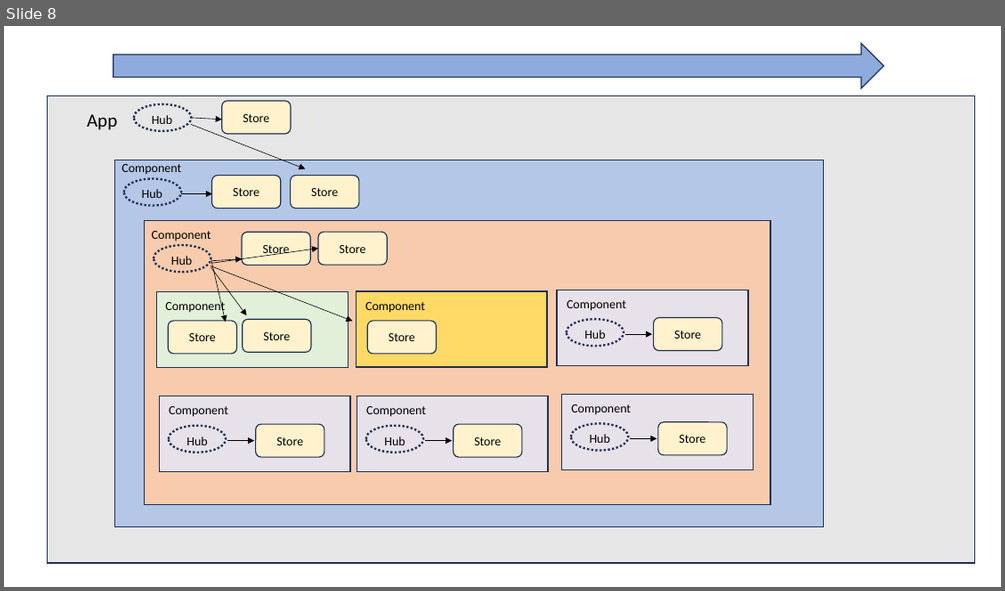
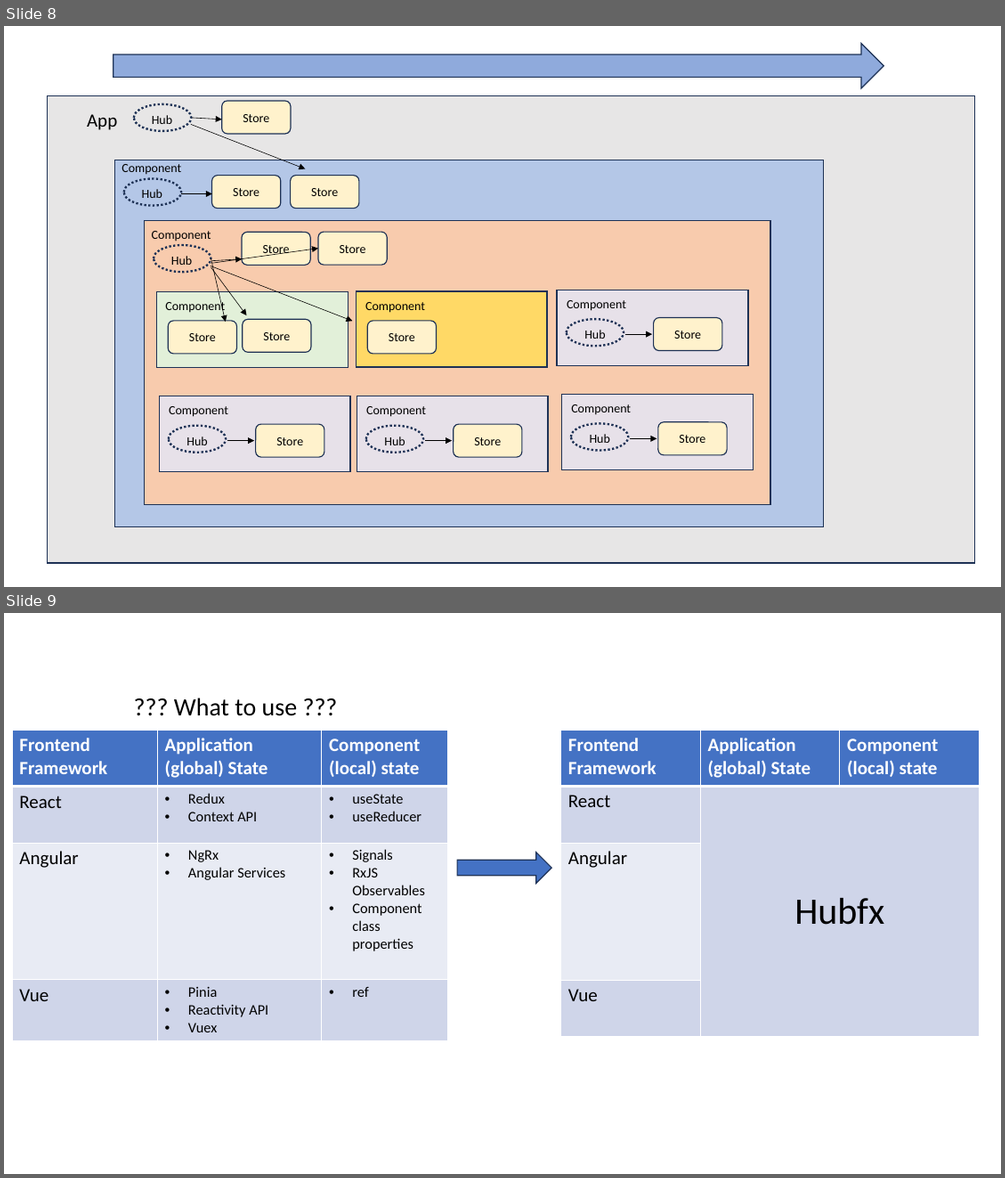
Before and after one commit to reactables/reactables, a slide deck: documentation/Hubfx Presentation.pptx. Shown one above the other, each under a label of ours: slide 8 before the commit, slides 8 and 9 after it. The pictures are 1005x591 and 1005x1178 pixels, drawn with LibreOffice and Linux fonts; fonts in the diff are those of the drawing. Boxes give left, top, right and bottom in pixels: in the first picture for what was removed or moved away, otherwise in the second. Text is boxed around its words. In the diff, an @@ line names an element or a change of style, - is before the commit and + after.

```diff
--- a/documentation/Hubfx Presentation.pptx
+++ b/documentation/Hubfx Presentation.pptx
@@ slide 9 added at (4,613,1001,1174), background #FFFFFF @@
@@ text added at (174,698,298,716), 24 pt, text #000000 @@
+??? What to use ???
@@ table added at (12,730,448,1040), 4 rows, 3 columns @@
+Frontend Framework | Application (global) State | Component (local) state
+React | Redux / Context API | useState / useReducer
+Angular | NgRx / Angular Services | Signals / RxJS Observables / Component class properties
+Vue | Pinia / Reactivity API / Vuex | ref
@@ table added at (561,730,979,1037), 4 rows, 3 columns @@
+Frontend Framework | Application (global) State | Component (local) state
+React | Hubfx | 
+Angular |  | 
+Vue |  | 
@@ right arrow added at (457,852,551,884), fill #4472C4, outline #1E3256 1 pt @@
```
Also in this commit, not shown: 8 other files.
